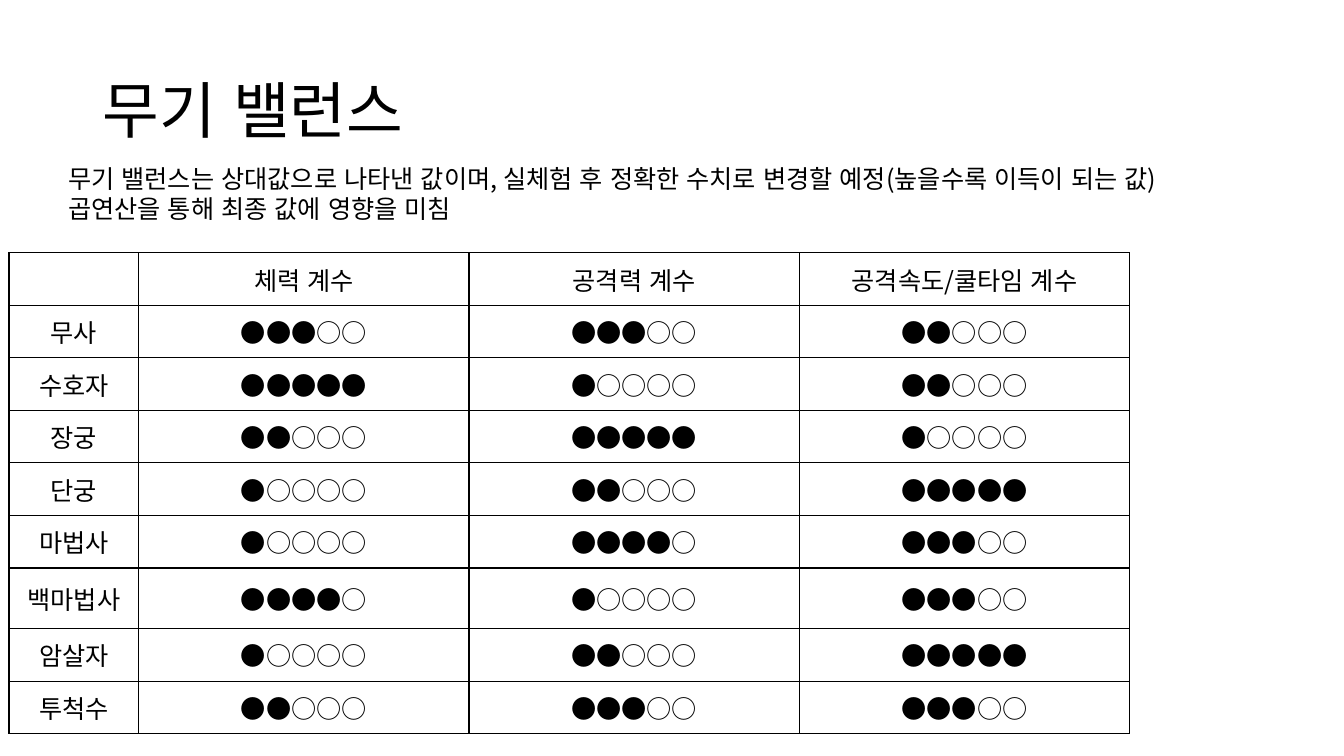
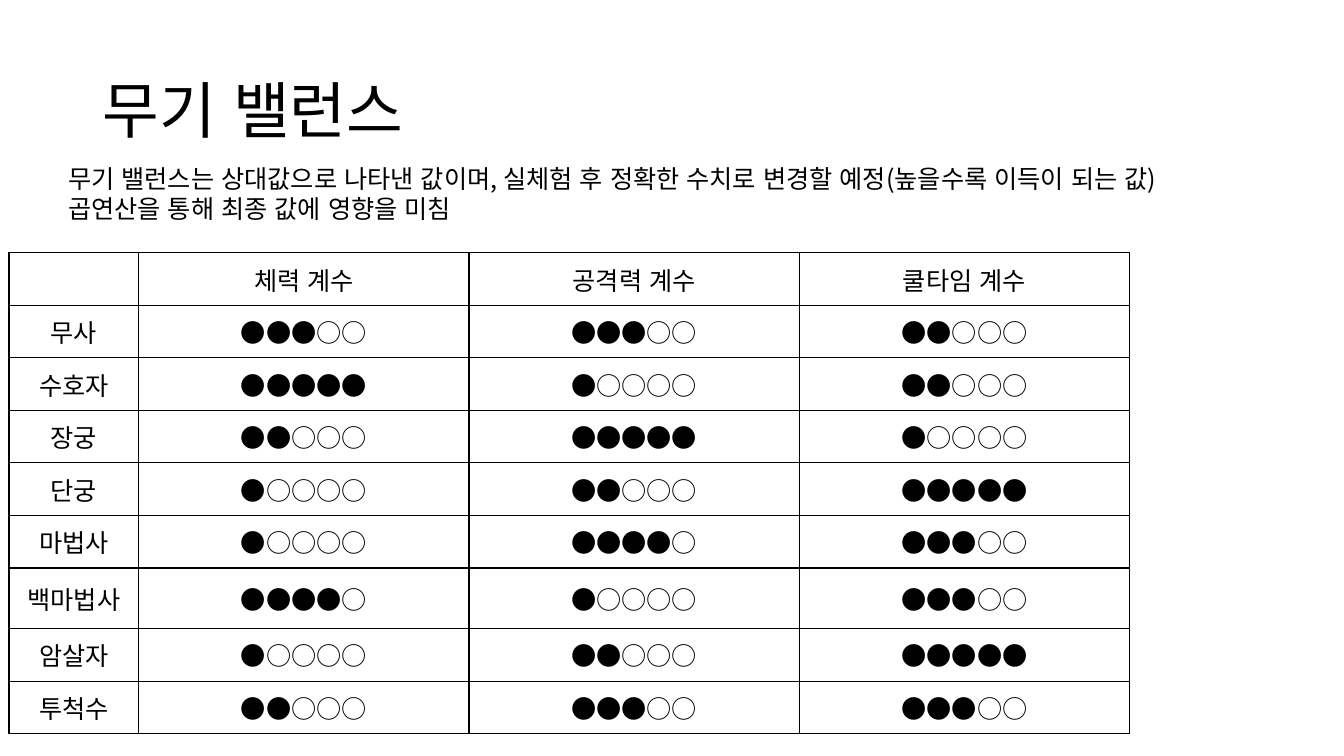
Before and after one commit to zyx0208/First, a slide deck: slide 6 of 기획.pptx. Drawn at 1344x756 pixels with LibreOffice and Linux fonts; fonts in the diff are those of the drawing. Boxes give left, top, right and bottom in pixels: in the first picture for what was removed or moved away, otherwise in the second. Text is boxed around its words. In the diff, an @@ line names an element or a change of style, - is before the commit and + after.

```diff
--- a/기획.pptx
+++ b/기획.pptx
@@ table at [9, 253, 1131, 734] @@
-row 1, column 4: 공격속도/쿨타임 계수
+row 1, column 4: 쿨타임 계수
```
Also in this commit, not shown: 1 other slide changed, 8 other files.
